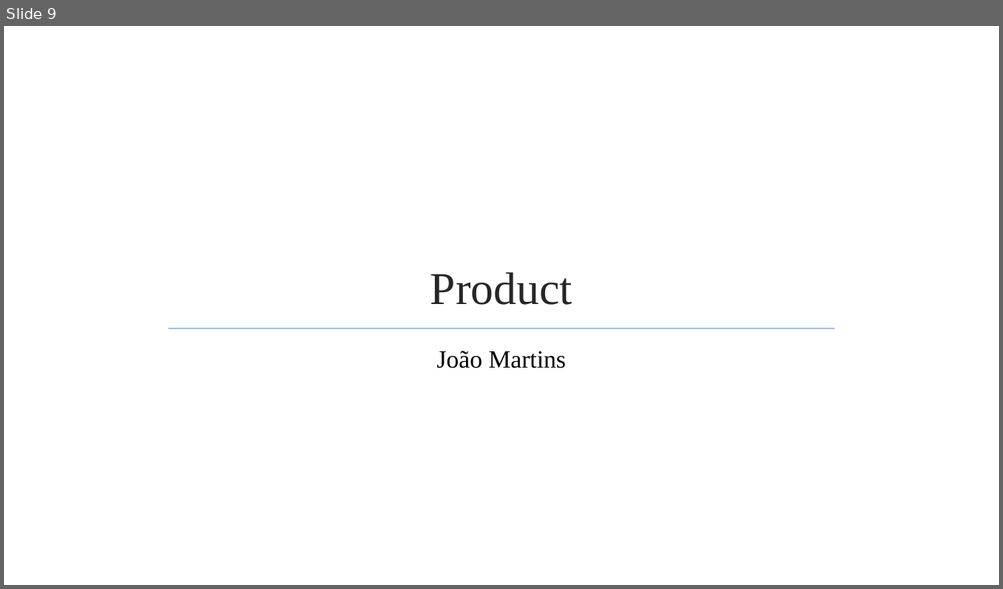
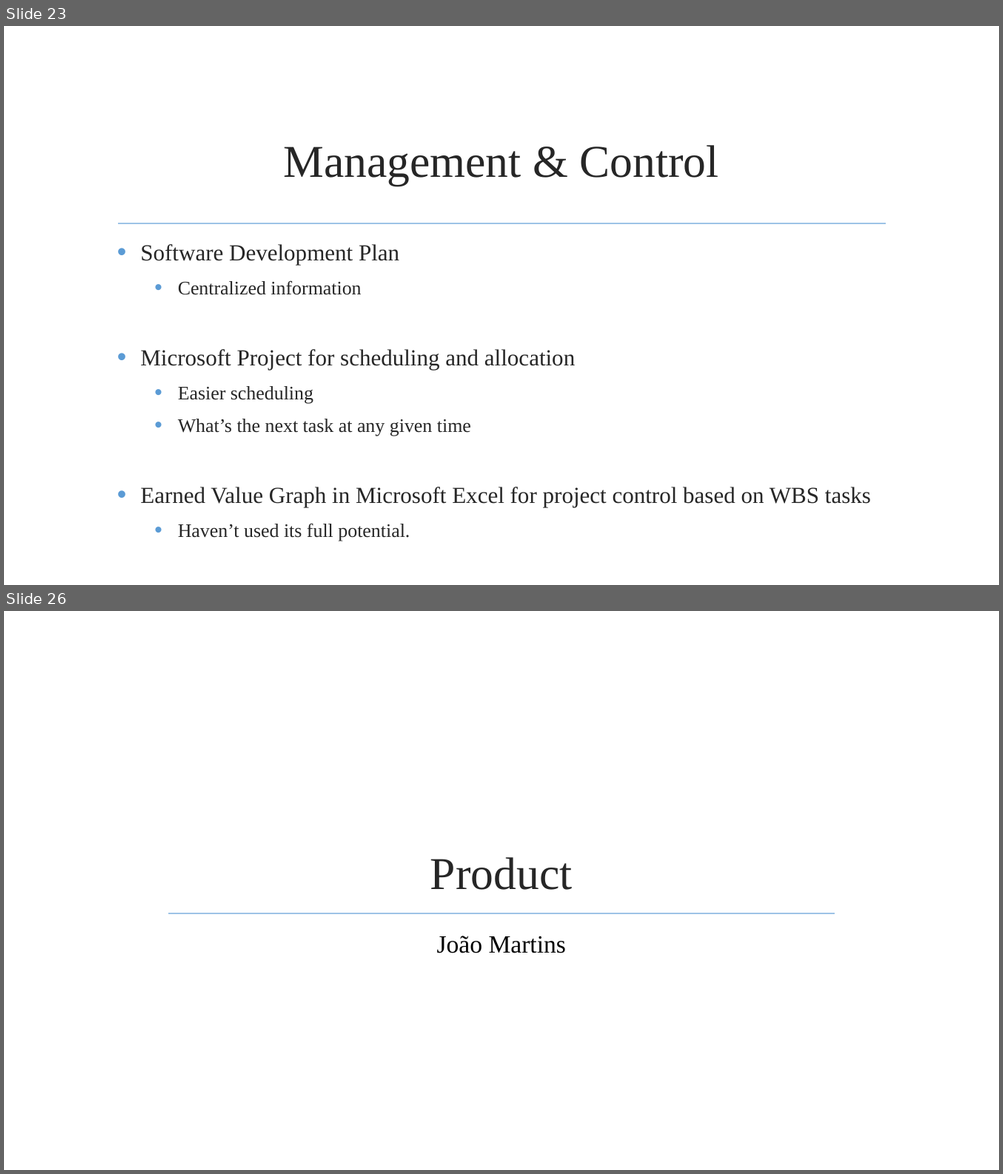
Before and after one commit to jmgirao/projetosoftware1213, a slide deck: Final Presentation/Presentation.pptx. Shown one above the other, each under a label of ours: slide 9 before the commit, slides 23 and 26 after it; the slides between them are not shown. The pictures are 1003x589 and 1003x1174 pixels, drawn with LibreOffice and Linux fonts; fonts in the diff are those of the drawing; background and template pictures are left out. Boxes give left, top, right and bottom in pixels: in the first picture for what was removed or moved away, otherwise in the second. Text is boxed around its words. In the diff, an @@ line names an element or a change of style, - is before the commit and + after.

```diff
--- a/Final Presentation/Presentation.pptx
+++ b/Final Presentation/Presentation.pptx
@@ slide 23 added at (4,26,999,585), background picture (left out) @@
@@ title added at (283,145,719,186), 44 pt, text #262626 @@
+Management & Control
@@ line added from (118, 224) to (885, 224), #9DC3E6 1.25 pt @@
@@ text added at (140,244,871,542), 22.2 pt, text #262626 @@
+• Software Development Plan
+  • Centralized information
+• Microsoft Project for scheduling and allocation
+  • Easier scheduling
+  • What’s the next task at any given time
+• Earned Value Graph in Microsoft Excel for project control based on WBS tasks
+  • Haven’t used its full potential.
@@ what was slide 9 is now slide 26 @@
```
Also in this commit, not shown: 19 other slides added.
